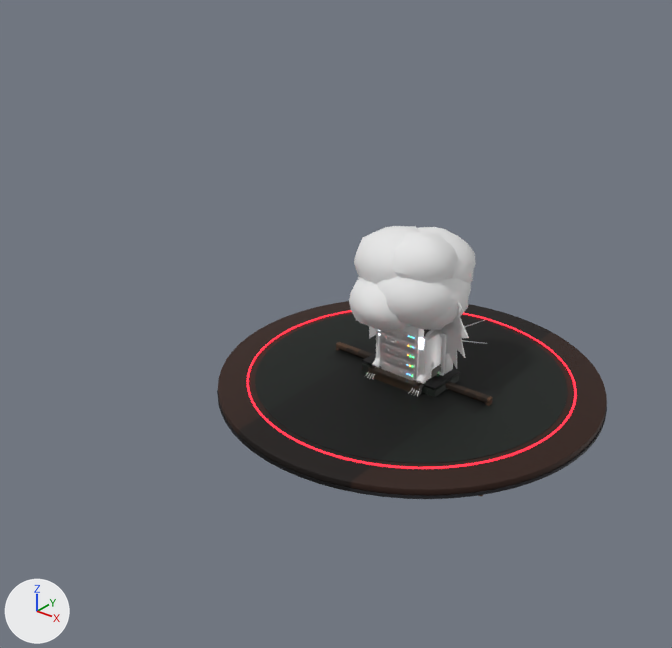
Before and after pictures for a commit that changed the Blender file art/blend/Props.blend.
Rendered twice from a 50 mm camera at (30.9, -46.6, 34.1) aimed at (-3.0, -4.3, 7.9). The lights are fixed; the arrows at lower left show +X, +Y and +Z. The picture after the commit comes second.

Before the edit, the objects in view are built like this:
```python
me_meetingtable = bpy.data.meshes.new('MeetingTable')
me_meetingtable.from_pydata(...)  # 896 vertices, 650 faces; spans x -13.1..13.1, y -13.1..13.1, z 0.0..3.3
me_meetingtable.polygons.foreach_set('use_smooth', [True] * 650)
me_meetingtable.materials.append(mat_m_meetingtable)  # picture img_meetingtable_texture
me_serverrack_001 = bpy.data.meshes.new('ServerRack.001')
me_serverrack_001.from_pydata(...)  # 1256 vertices, 1074 faces; spans x -1.5..1.5, y -1.53..1.53, z 0.0..8.0
me_serverrack_001.polygons.foreach_set('use_smooth', [True] * 1074)
me_serverrack_001.materials.append(mat_m_serverrack)  # its picture is missing
me_tree = bpy.data.meshes.new('Tree')
me_tree.from_pydata(...)  # 1522 vertices, 1602 faces; spans x -3.82..3.82, y -4.2..4.2, z 0.0..13.72
me_tree.polygons.foreach_set('use_smooth', [True] * 1602)
me_tree.materials.append(mat_m_tree)  # its picture is missing
ob_meetingtable = bpy.data.objects.new('MeetingTable', me_meetingtable)
ob_meetingtable.location = (0.0, 0.0, 0.0)
ob_serverrack = bpy.data.objects.new('ServerRack', me_serverrack_001)
ob_serverrack.location = (0.0, 0.0, 0.0)
ob_tree = bpy.data.objects.new('Tree', me_tree)
ob_tree.location = (0.0, 0.0, 0.0)
# also in view: 'Specter' at (0.0, 0.0, 5.2); 'MeetingTable_Glow' at (0.0, 0.0, 3.3)
```
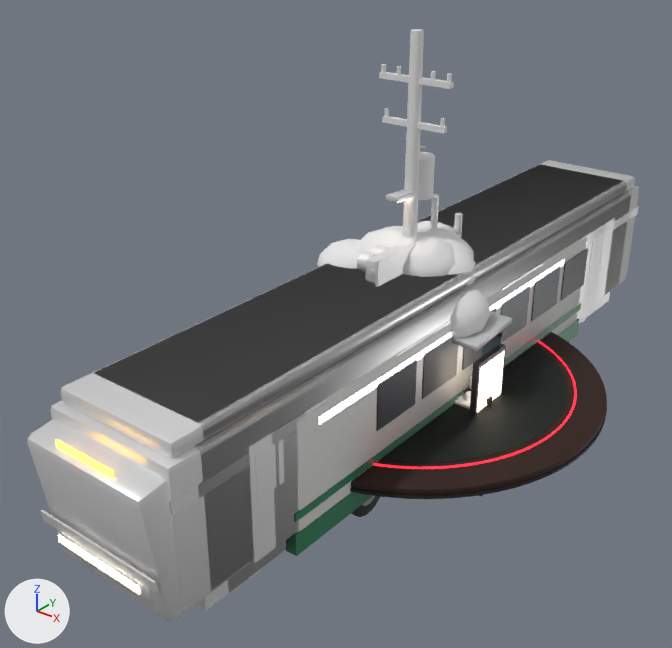
Not visible in the pictures: 'StreetLightTokyo_Glow', 'TrainHead_Glow'.

Where the change shows, as pixel boxes (x1, y1, x2, y2) in the pictures (672 x 648 px):
'TrainMiddle', added: after (51, 164, 631, 613)
'TrainHead', added: after (27, 160, 639, 622)
'Bus', added: after (286, 238, 588, 556)
'UtilityPole', added: after (379, 29, 454, 239)
'TreeSakura', added: after (317, 221, 491, 338)
'BusShelter', added: after (452, 312, 512, 414)
'TrafficSignal', added: after (357, 213, 463, 287)
'Bus_Glow2', added: after (319, 259, 565, 425)
'BusShelter_Glow', added (beige): after (477, 351, 505, 412)
'TrainHead_Glow2', added: after (58, 534, 140, 594)
'StreetLightTokyo', added: after (386, 190, 439, 228)
'TrainHead_Glow3', added: after (55, 440, 114, 478)
'RamenCounter', added (mostly hidden): after (455, 376, 472, 409)
'Tree', unchanged, covered by the edit: before (349, 226, 476, 336); after (385, 226, 474, 276)
'ServerRack', unchanged, covered by the edit: before (380, 326, 424, 381)

Patch to the scene script:
```diff
--- a/art/blend/Props.blend.py
+++ b/art/blend/Props.blend.py
@@ me_streetlighttokyo_glow_001 @@
+me_streetlighttokyo_glow_001.from_pydata([(-0.35, -2.55, 16.29), (-0.35, -2.54, 16.34), (-0.35, -0.95, 16.18), (-0.35, -0.95, 16.23), (0.35, -2.55, 16.29), (0.35, -2.54, 16.34), (0.35, -0.95, 16.18), (0.35, -0.95, 16.23)], [], [(0, 1, 3, 2), (2, 3, 7, 6), (6, 7, 5, 4), (4, 5, 1, 0), (2, 6, 4, 0), (7, 3, 1, 5)])
+me_streetlighttokyo_glow_001.polygons.foreach_set('use_smooth', [True] * 6)
+me_streetlighttokyo_glow_001.materials.append(mat_sl_glow)  # beige #ffecd2, glowing beige #ffecd2
@@ ob_treesakura @@
+ob_treesakura = bpy.data.objects.new('TreeSakura', me_treesakura)  # 1448 vertices, 1580 faces; spans x -5.63..5.63, y -5.07..5.07, z 0.0..13.72; in mat_m_treesakura (its picture is missing)
+ob_treesakura.location = (0.0, 0.0, 0.0)
@@ ob_ramencounter @@
+ob_ramencounter = bpy.data.objects.new('RamenCounter', me_ramencounter)  # 416 vertices, 276 faces; spans x -6.1..6.1, y -1.35..1.35, z 0.0..4.88; in mat_m_ramencounter (its picture is missing)
+ob_ramencounter.location = (0.0, 0.0, 0.0)
@@ ob_trainmiddle @@
+ob_trainmiddle = bpy.data.objects.new('TrainMiddle', me_trainmiddle)  # 544 vertices, 392 faces; spans x -4.4..4.4, y -25.0..25.0, z 0.0..11.9; in mat_m_trainmiddle (its picture is missing)
+ob_trainmiddle.location = (0.0, 0.0, 0.0)
@@ ob_trainhead_glow3 @@
+ob_trainhead_glow3 = bpy.data.objects.new('TrainHead_Glow3', me_trainhead_glow3)  # a box spanning x -2.0..2.0, y -26.28..-26.18, z 9.82..10.52; in mat_th_dest (orange #ffbe46, glowing orange #ffbe46)
+ob_trainhead_glow3.location = (0.0, 0.0, 0.0)
@@ ob_trainhead_glow2 @@
+ob_trainhead_glow2 = bpy.data.objects.new('TrainHead_Glow2', me_trainhead_glow2)  # a box spanning x -3.0..3.0, y -26.33..-26.23, z 4.17..4.57; in mat_th_head (pale yellow #fff4dc, glowing pale yellow #fff4dc)
+ob_trainhead_glow2.location = (0.0, 0.0, 0.0)
@@ ob_trainhead_glow @@
+ob_trainhead_glow = bpy.data.objects.new('TrainHead_Glow', me_trainhead_glow)  # 48 vertices, 36 faces; spans x -4.4..4.4, y -13.6..16.8, z 6.2..9.0; in mat_th_lit (white #ecf2fa, glowing white #ecf2fa)
+ob_trainhead_glow.location = (0.0, 0.0, 0.0)
@@ ob_trainhead @@
+ob_trainhead = bpy.data.objects.new('TrainHead', me_trainhead)  # 616 vertices, 458 faces; spans x -4.4..4.4, y -26.6..26.6, z 0.0..11.9; in mat_m_trainhead (its picture is missing)
+ob_trainhead.location = (0.0, 0.0, 0.0)
@@ ob_bus_glow2 @@
+ob_bus_glow2 = bpy.data.objects.new('Bus_Glow2', me_bus_glow2)  # 16 vertices, 12 faces; spans x -4.0..4.4, y -15.0..13.0, z 8.3..8.8; in mat_bu_in (white #ecf4ff, glowing white #ecf4ff)
+ob_bus_glow2.location = (0.0, 0.0, 0.0)
@@ ob_bus @@
+ob_bus = bpy.data.objects.new('Bus', me_bus)  # 784 vertices, 636 faces; spans x -4.5..4.5, y -17.0..17.0, z 0.0..10.5; in mat_m_bus (picture img_bus_texture)
+ob_bus.location = (0.0, 0.0, 0.0)
@@ ob_busshelter_glow @@
+ob_busshelter_glow = bpy.data.objects.new('BusShelter_Glow', me_busshelter_glow)  # a box spanning x 5.68..6.12, y -1.4..1.6, z 1.3..6.5, material slot 0; a box spanning x -5.0..5.0, y -0.2..0.2, z 8.01..8.09, material slot 1; in mat_bs_ad (beige #ffecd6, glowing beige #ffecd6), mat_bs_strip (beige #ffecd6, glowing beige #ffecd6)
+ob_busshelter_glow.location = (0.0, 0.0, 0.0)
@@ ob_busshelter @@
+ob_busshelter = bpy.data.objects.new('BusShelter', me_busshelter)  # 128 vertices, 108 faces; spans x -6.2..6.2, y -2.2..2.2, z 0.0..8.62; in mat_m_busshelter (picture img_busshelter_texture)
+ob_busshelter.location = (0.0, 0.0, 0.0)
@@ ob_utilitypole @@
+ob_utilitypole = bpy.data.objects.new('UtilityPole', me_utilitypole)  # 268 vertices, 178 faces; spans x -2.5..2.5, y -1.2..1.2, z 0.0..26.0; in mat_m_utilitypole (its picture is missing)
+ob_utilitypole.location = (0.0, 0.0, 0.0)
@@ ob_trafficsignal @@
+ob_trafficsignal = bpy.data.objects.new('TrafficSignal', me_trafficsignal)  # 316 vertices, 204 faces; spans x -0.95..0.95, y -5.22..5.22, z 0.0..13.6; in mat_m_trafficsignal (its picture is missing)
+ob_trafficsignal.location = (0.0, 0.0, 0.0)
@@ ob_streetlighttokyo_glow @@
+ob_streetlighttokyo_glow = bpy.data.objects.new('StreetLightTokyo_Glow', me_streetlighttokyo_glow_001)
+ob_streetlighttokyo_glow.location = (0.0, 0.0, 0.0)
@@ ob_streetlighttokyo @@
+ob_streetlighttokyo = bpy.data.objects.new('StreetLightTokyo', me_streetlighttokyo_001)  # 228 vertices, 182 faces; spans x -0.6..0.6, y -2.8..2.8, z 0.0..16.7; in mat_m_streetlighttokyo (its picture is missing)
+ob_streetlighttokyo.location = (0.0, 0.0, 0.0)
```
